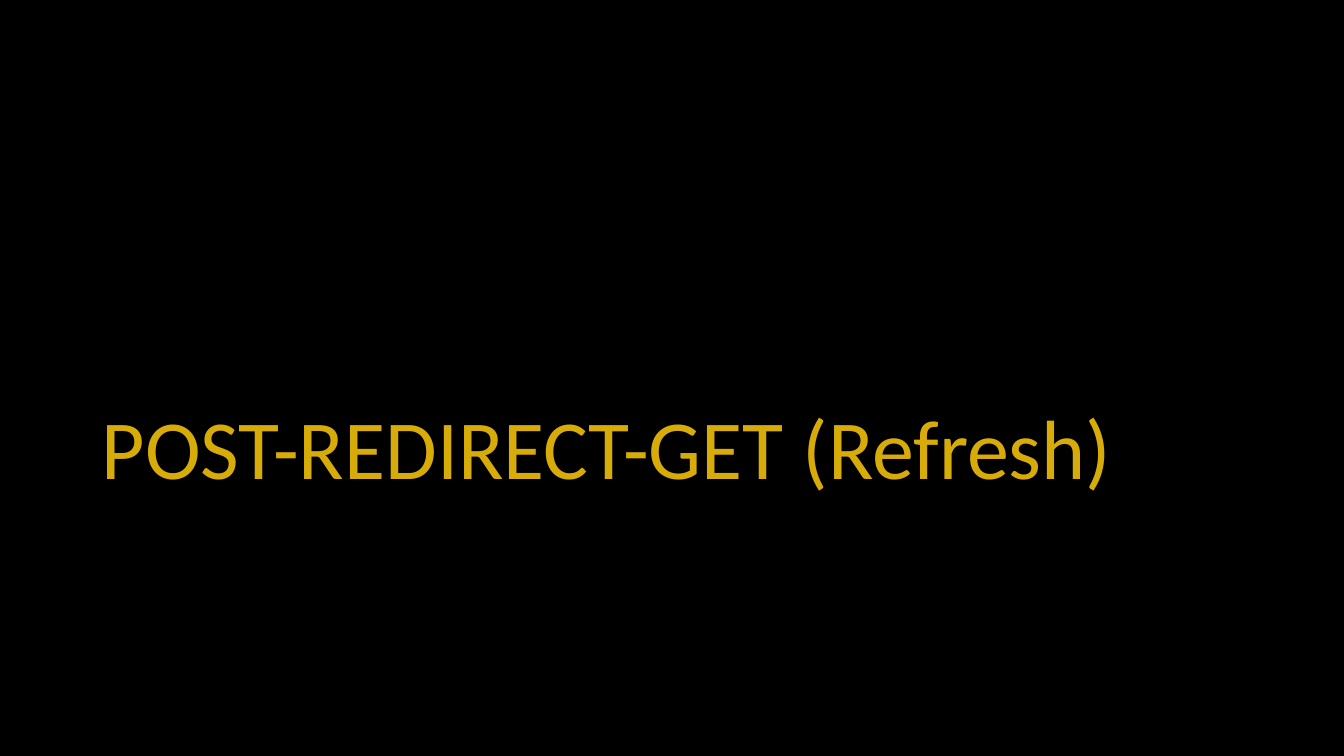
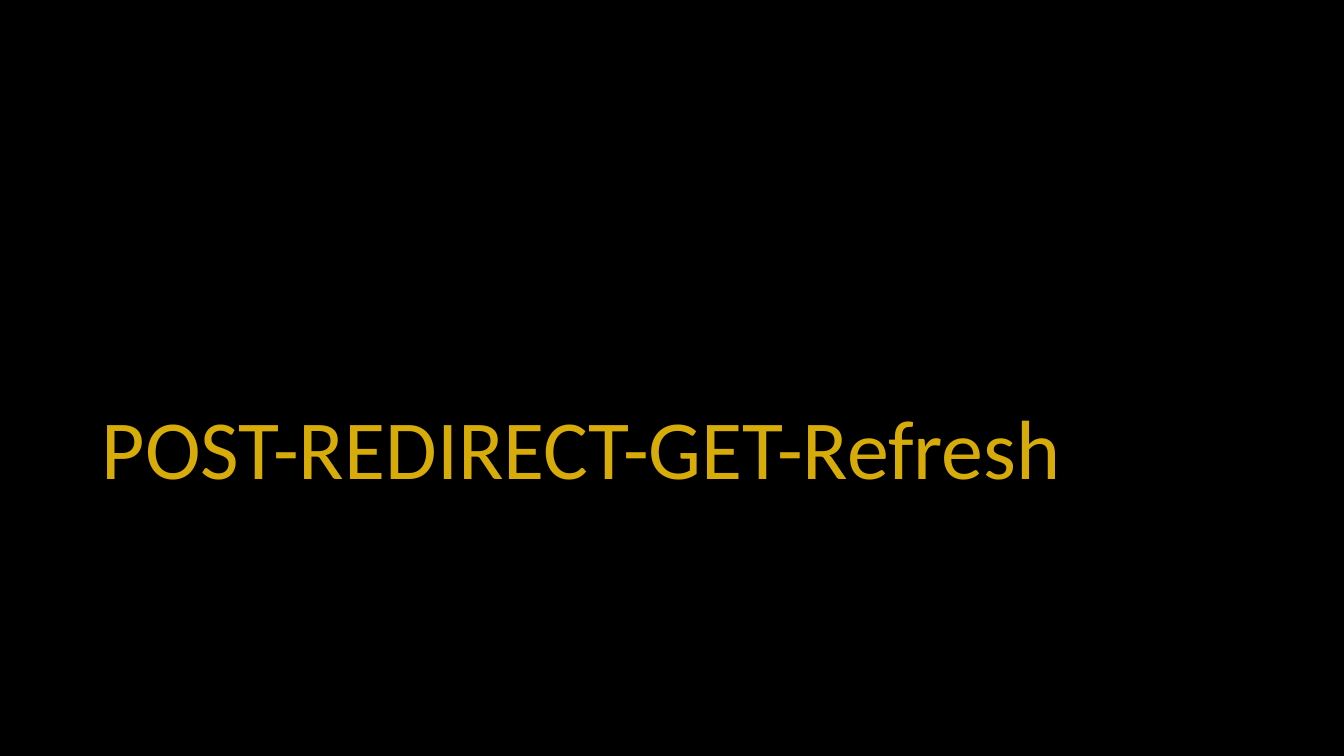
Before and after one commit to csev/dj4e, a slide deck: slide 39 of lectures/DJ-09-Forms.pptx (slide 12 before the commit). Drawn at 1344x756 pixels with LibreOffice and Linux fonts; fonts in the diff are those of the drawing. Boxes give left, top, right and bottom in pixels: in the first picture for what was removed or moved away, otherwise in the second. Text is boxed around its words. In the diff, an @@ line names an element or a change of style, - is before the commit and + after.

```diff
--- a/lectures/DJ-09-Forms.pptx
+++ b/lectures/DJ-09-Forms.pptx
@@ title at (102,420,1061,480): text changed @@
-POST-REDIRECT-GET (Refresh)
+POST-REDIRECT-GET-Refresh
```
Also in this commit, not shown: 15 other slides changed, 27 slides added, 11 slides removed, 28 other files.
